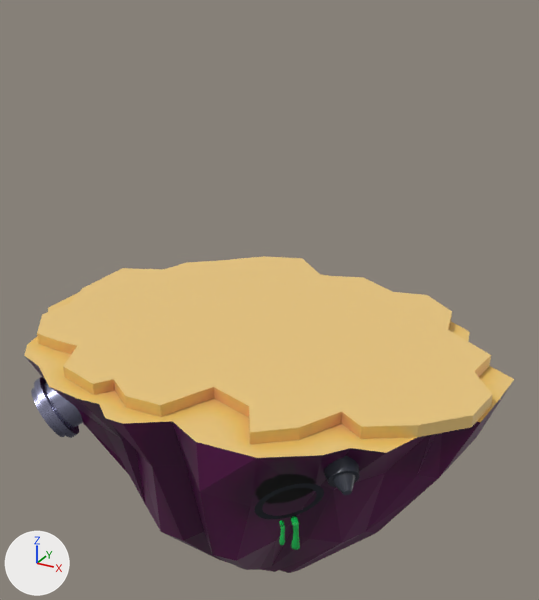
One commit to the glTF model client/public/models/cyberpunk-bar.glb: the scene before it, then after it.
The view is the same before and after, from a 50 mm lens placed at (0.947, -1.839, 0.964), pointed at (-0.135, 0.128, -0.019). The lights are fixed; the arrows at lower left show +X, +Y and +Z. The first picture is the older version. Where no turn or scale is listed for an object, it has been applied to the vertices.
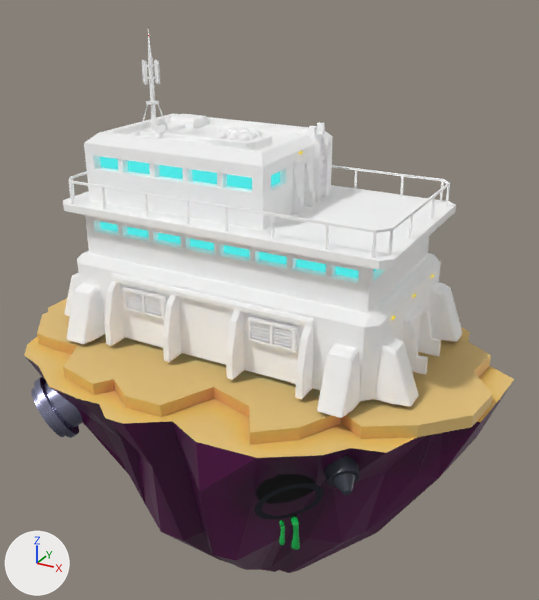
The newer file is also rescaled (x1.008), turned or shifted as a whole; pictures and numbers use the older file's frame.

Boxes [x1, y1, x2, y2] around the edits, measured in the pictures (539 x 600 px):
'Office building_1_', added: after [63, 27, 463, 418]
    faces in mat_office_building_1__002 (white #ffffff): [63, 27, 463, 418]
    faces in mat_light_office_building_1__002: [100, 35, 434, 320]
    faces in mat_door_003 (white #ffffff): [296, 164, 421, 347]

What changed in the scene script:
```text
Add img_office_building_light:
    img_office_building_light = load_image('Office building_light', '_unpacked/Office_building_light', 1024, 1024, 'sRGB')
Add mat_office_building_1__002:
    mat_office_building_1__002 = principled_material('Office building_1_.002')
    mat_office_building_1__002.base_color = (1.0, 1.0, 1.0)  # white #ffffff
    mat_office_building_1__002.metallic = 1.0
    mat_office_building_1__002.roughness = 1.0
Add mat_light_office_building_1__002:
    mat_light_office_building_1__002 = bpy.data.materials.new('Light_Office building_1_.002')
    # colours: black #000000
    # uses the picture img_office_building_light
Add mat_door_003:
    mat_door_003 = principled_material('Door.003')
    mat_door_003.base_color = (1.0, 1.0, 1.0)  # white #ffffff
    mat_door_003.metallic = 1.0
    mat_door_003.roughness = 1.0
Add me_cube_002:
    me_cube_002.from_pydata(...)  # 3076 vertices, 4473 faces; spans x -0.603..0.601, y -0.388..0.388, z -0.326..0.575
    # faces by material slot: [4385, 82, 6]
    me_cube_002.materials.append(mat_office_building_1__002)  # white #ffffff
    me_cube_002.materials.append(mat_light_office_building_1__002)
    me_cube_002.materials.append(mat_door_003)  # white #ffffff
Add ob_office_building_1:
    ob_office_building_1 = bpy.data.objects.new('Office building_1_', me_cube_002)
    ob_office_building_1.location = (-0.141, 0.064, 0.244)
```
